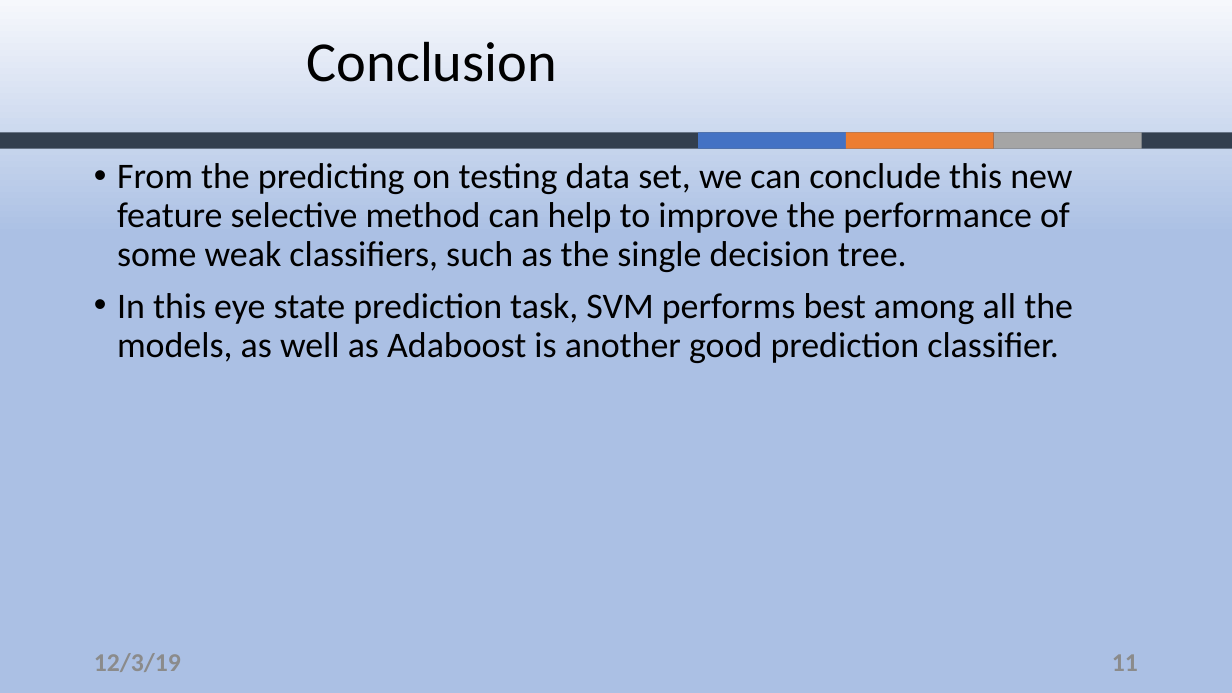
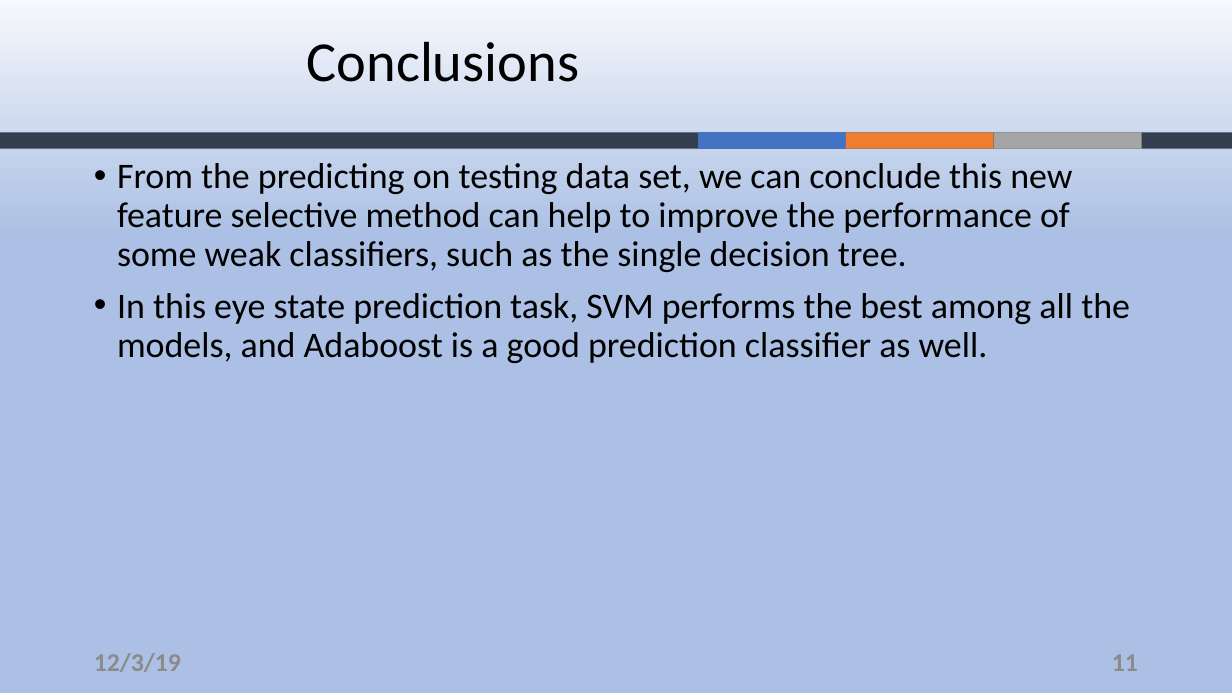
Before and after one commit to ZouYao0720/final-project-, a slide deck: slide 11 of final-presentation.pptx. Drawn at 1232x693 pixels with LibreOffice and Linux fonts; fonts in the diff are those of the drawing; background and template pictures are left out. Boxes give left, top, right and bottom in pixels: in the first picture for what was removed or moved away, otherwise in the second. Text is boxed around its words. In the diff, an @@ line names an element or a change of style, - is before the commit and + after.

Commit message:
updated svm figure and grammar

```diff
--- a/final-presentation.pptx
+++ b/final-presentation.pptx
@@ title at bbox=[307, 41, 579, 82]: text changed @@
-Conclusion
+Conclusions
@@ text at bbox=[117, 293, 1130, 363]: text changed @@
-• In this eye state prediction task, SVM performs best among all the models, as well as Adaboost is another good prediction classifier.
+• In this eye state prediction task, SVM performs the best among all the models, and Adaboost is a good prediction classifier as well.
```
Also in this commit, not shown: 8 other slides changed.
